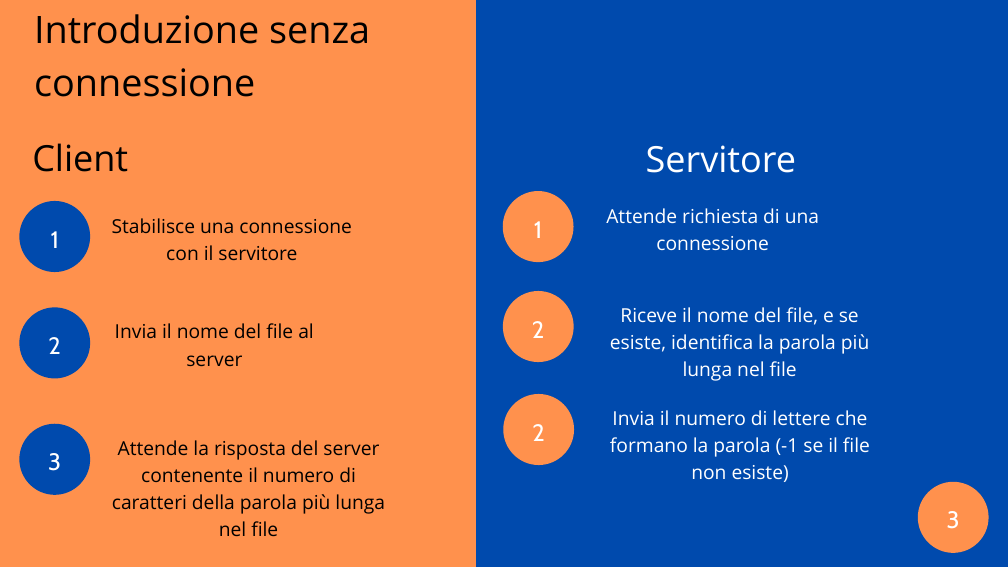
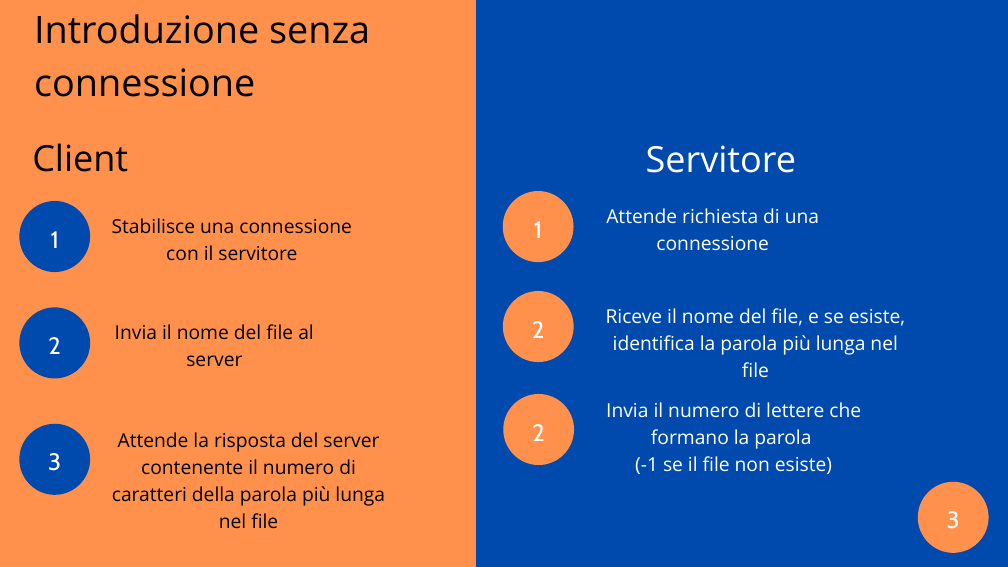
Before and after one commit to ilcors-dev/gruppo-reti, a slide deck: slide 3 of esercitazione_3/documents/Esercitazione 3.pptx. Drawn at 1008x567 pixels with LibreOffice and Linux fonts; fonts in the diff are those of the drawing. Boxes give left, top, right and bottom in pixels: in the first picture for what was removed or moved away, otherwise in the second. Text is boxed around its words. In the diff, an @@ line names an element or a change of style, - is before the commit and + after.

```diff
--- a/esercitazione_3/documents/Esercitazione 3.pptx
+++ b/esercitazione_3/documents/Esercitazione 3.pptx
@@ text "Riceve il nome del file, ..." rewrapped from (x1=610, y1=307, x2=869, y2=381) to (x1=606, y1=308, x2=905, y2=355) @@
@@ text "Invia il numero di lettere ..." rewrapped from (x1=610, y1=410, x2=870, y2=482) to (x1=606, y1=402, x2=861, y2=474) @@
@@ text "Attende la risposta del server ..." moved from (x1=112, y1=440, x2=385, y2=537) to (x1=112, y1=432, x2=385, y2=529) @@
```
Also in this commit, not shown: 6 other slides changed, 1 slide removed, 12 other files.
